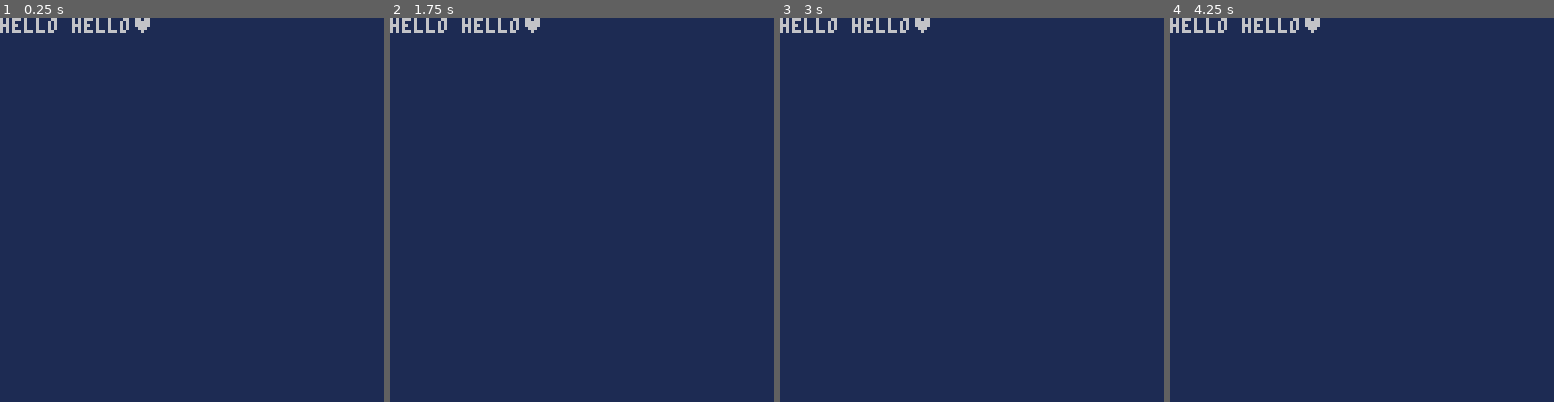
Above: before the commit, frames 1-4 (left to right).
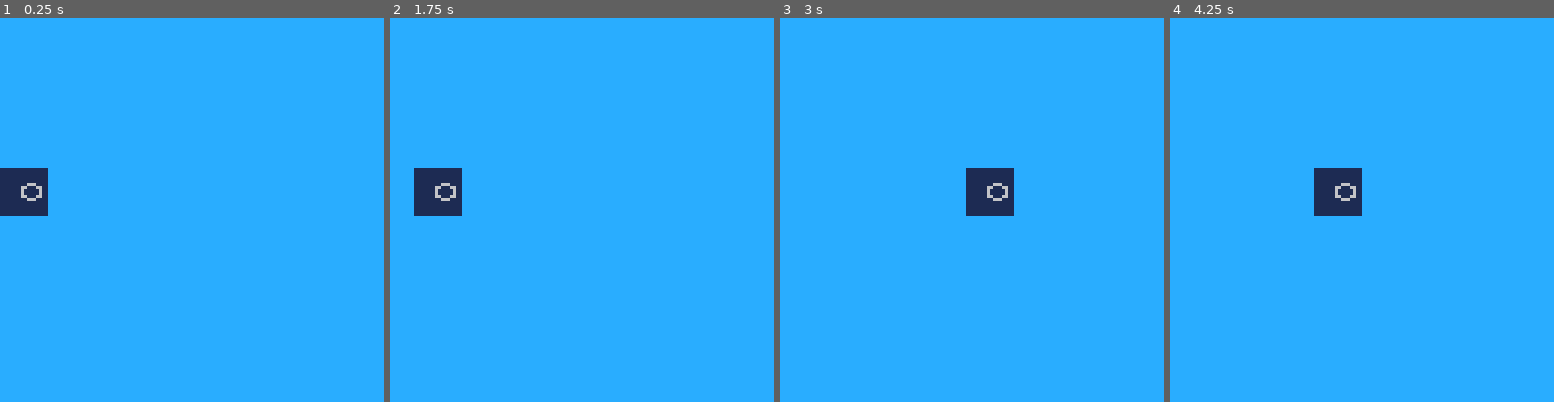
Above: after the commit, the same moments.

Repository: Dxtros/puffin_game
Game: PICO-8 cartridge puffin.p8
Two runs of this game, one before a commit and one after it. Both use one fixed random seed, a clock stepped at 60 frames per second and the inputs below.
Inputs:
- Up to frame 1 (0.25 s): no input
- Up to frame 2 (1.75 s): hold Right from 1.6 s (still down)
- Up to frame 3 (3 s): release Right at 2.1 s; hold Right from 2.47 s (still down)
- Up to frame 4 (4.25 s): release Right at 3.03 s; hold Left 3.08-3.58 s; hold Right from 4.02 s (still down)

The runs differ from the first frame. In frame 1, 99% of the frame differs, in the area x 0-100%, y 0-100%; in frame 2, 99%; in frame 3, 99%; in frame 4, 99%.

Commit message:
V0.1
Added V1 Sprites, left and write movement, sprite wraps around screen, Added acess to 32 bit color pallete changed background color

Diff:
--- a/main.lua
+++ b/main.lua
@@ -1,5 +1,28 @@
+ poke(0x5f2e,1)
+
 function _init()
-    cls(1)
-    print("hello hello♥");
-    printh("hello hello ♥");
-   end
+    positionx = 0
+    speed = 2
+
+end
+
+function _update()
+    if btn(➡️) then
+        positionx += 1 * speed
+    end
+
+    if btn(⬅️) then
+        positionx -= 1 * speed
+    end
+    if positionx>128 then
+    positionx=-17
+    else if positionx<-16 then
+        positionx=128
+    end
+end
+end
+
+function _draw()
+    cls(28)
+    spr(2, positionx, 50,2,2)
+end
--- a/puffin.p8
+++ b/puffin.p8
@@ -4,9 +4,19 @@
 #include main.lua
 
 __gfx__
-00000000000000000000000000000000000000000000000000000000000000000000000000000000000000000000000000000000000000000000000000000000
-00000000000000000000000000000000000000000000000000000000000000000000000000000000000000000000000000000000000000000000000000000000
-00700700000000000000000000000000000000000000000000000000000000000000000000000000000000000000000000000000000000000000000000000000
-00077000000000000000000000000000000000000000000000000000000000000000000000000000000000000000000000000000000000000000000000000000
-00077000000000000000000000000000000000000000000000000000000000000000000000000000000000000000000000000000000000000000000000000000
-00700700000000000000000000000000000000000000000000000000000000000000000000000000000000000000000000000000000000000000000000000000
+00000000000000001111111111111111000000000000000000000000000000000000000000000000000000000000000000000000000000000000000000000000
+00000000000000001111111111111111000000000000000000000000000000000000000000000000000000000000000000000000000000000000000000000000
+00700700000000001111111111111111000000000000000000000000000000000000000000000000000000000000000000000000000000000000000000000000
+00077000000000001111111111111111000000000000000000000000000000000000000000000000000000000000000000000000000000000000000000000000
+00077000000000001111111111111111000000000000000000000000000000000000000000000000000000000000000000000000000000000000000000000000
+00700700000000001111111116661111000000000000000000000000000000000000000000000000000000000000000000000000000000000000000000000000
+00000000000000001111111661116611000000000000000000000000000000000000000000000000000000000000000000000000000000000000000000000000
+00000000000000001111111611111611000000000000000000000000000000000000000000000000000000000000000000000000000000000000000000000000
+00000000000000001111111611111611000000000000000000000000000000000000000000000000000000000000000000000000000000000000000000000000
+00000000000000001111111661116611000000000000000000000000000000000000000000000000000000000000000000000000000000000000000000000000
+00000000000000001111111116661111000000000000000000000000000000000000000000000000000000000000000000000000000000000000000000000000
+00000000000000001111111111111111000000000000000000000000000000000000000000000000000000000000000000000000000000000000000000000000
+00000000000000001111111111111111000000000000000000000000000000000000000000000000000000000000000000000000000000000000000000000000
+00000000000000001111111111111111000000000000000000000000000000000000000000000000000000000000000000000000000000000000000000000000
+00000000000000001111111111111111000000000000000000000000000000000000000000000000000000000000000000000000000000000000000000000000
+00000000000000001111111111111111000000000000000000000000000000000000000000000000000000000000000000000000000000000000000000000000
Not shown, changed: .DS_Store
Not shown, added: Sprite-0001.aseprite
